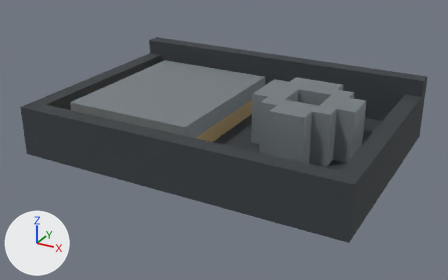
A saved change to the glTF model packages/deadvox/src/content/base/assets/models/repair_kit.glb.
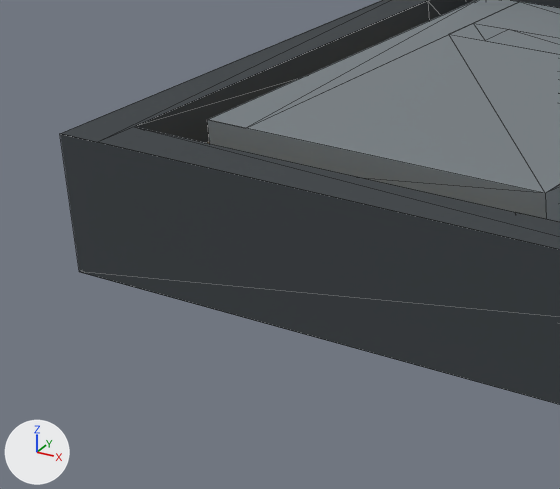
Old and new are each drawn whole from a 50 mm lens placed at (0.166, -0.309, 0.157), pointed at (0.0, -0.007, 0.006) and again close up on the part from 0% to 42% of the width and 22% to 81% of the height. Arrows for +X, +Y and +Z are at lower left; the lights stay in place. The older version's two pictures come first. The close-ups show mesh edges as thin lines. Where no turn or scale is listed for an object, it has been applied to the vertices. Vertices at exactly the same position are counted once.

Before the edit, the objects in view are built like this:
```python
me_equipment_repairkit = bpy.data.meshes.new('equipment:repairKit')
me_equipment_repairkit.from_pydata(...)  # 148 vertices, 188 faces; spans x -0.1..0.1, y -0.07..0.07, z 0.0..0.04
# faces by material slot: [82, 98, 8]
me_equipment_repairkit.materials.append(mat_373d41)  # dark grey #373d41
me_equipment_repairkit.materials.append(mat_8a9297)  # grey #8a9297
me_equipment_repairkit.materials.append(mat_c3a878)  # brown #c3a878
ob_equipment_repairkit = bpy.data.objects.new('equipment:repairKit', me_equipment_repairkit)
ob_equipment_repairkit.location = (0.0, 0.0, 0.0)
```
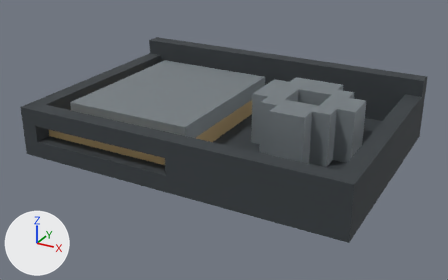
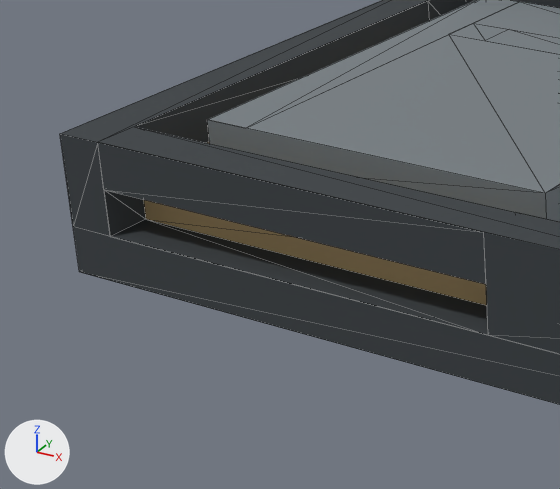
Changed parts and their boxes [x1, y1, x2, y2] in the close-ups (560 x 489 px):
part 1 of me_equipment_repairkit, cut back
    both: [60, 134, 560, 404]

The change in detail:
me_equipment_repairkit is used by ob_equipment_repairkit; location (0.0, 0.0, 0.0).
me_equipment_repairkit had 148 vertices, 188 faces and spanned x -0.1..0.1, y -0.07..0.07, z 0.0..0.04.
me_equipment_repairkit now has 156 vertices, 204 faces and spans x -0.1..0.1, y -0.07..0.07, z 0.0..0.04.
Part 1, on me_equipment_repairkit:
2 faces are deleted.
8 vertices are added at x -0.1..0.1, y -0.07..-0.06, z 0.01..0.03.
16 new faces join them, mat_373d41 (dark grey #373d41).
2 new faces join them, mat_c3a878 (brown #c3a878).
